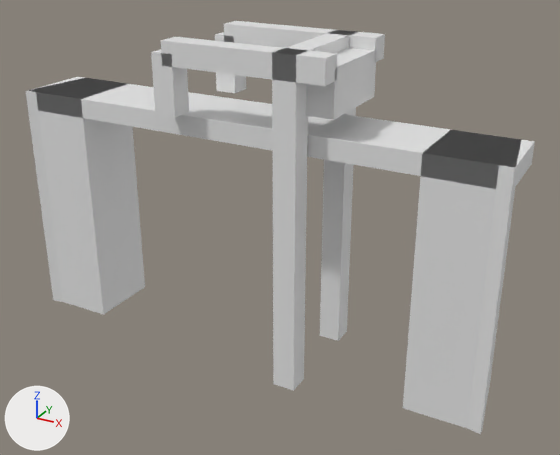
The glTF model models/boskoop/boskoop-brug-3794f419-98/boskoop-brug-3794f419-98.glb: old version first, new version second.
Before and after are seen from a 50 mm camera at (14.9, -25.0, 8.1) aimed at (1.1, 0.1, -4.5). Every picture has the same lights, and +X, +Y and +Z are marked at lower left. The picture after the commit comes second.

Before the edit, the objects in view are built like this:
```python
ob_building_balans = bpy.data.objects.new('building:balans', me_balans)
ob_building_balans.location = (0.0, 0.0, 0.0)
ob_building_balans_2 = bpy.data.objects.new('building:balans 2', me_balans_2)
ob_building_balans_2.location = (0.0, 0.0, 0.0)
ob_building_contragewicht = bpy.data.objects.new('building:contragewicht', me_contragewicht)
ob_building_contragewicht.location = (0.0, 0.0, 0.0)
ob_building_hamei = bpy.data.objects.new('building:hamei', me_hamei)
ob_building_hamei.location = (0.0, 0.0, 0.0)
ob_building_hamei_2 = bpy.data.objects.new('building:hamei 2', me_hamei_2)
ob_building_hamei_2.location = (0.0, 0.0, 0.0)
ob_building_hangstang = bpy.data.objects.new('building:hangstang', me_hangstang)
ob_building_hangstang.location = (0.0, 0.0, 0.0)
ob_building_hangstang_2 = bpy.data.objects.new('building:hangstang 2', me_hangstang_2)
ob_building_hangstang_2.location = (0.0, 0.0, 0.0)
ob_building_portaal = bpy.data.objects.new('building:portaal', me_portaal)
ob_building_portaal.location = (0.0, 0.0, 0.0)
ob_road_dek = bpy.data.objects.new('road:dek', me_dek)
ob_road_dek.location = (0.0, 0.0, 0.0)
# also in view: 'road:landhoofd (aangenomen)' at (-8.8, -0.1, -4.9); 'road:landhoofd (aangenomen) 2' at (8.8, -0.1, -4.9)
```
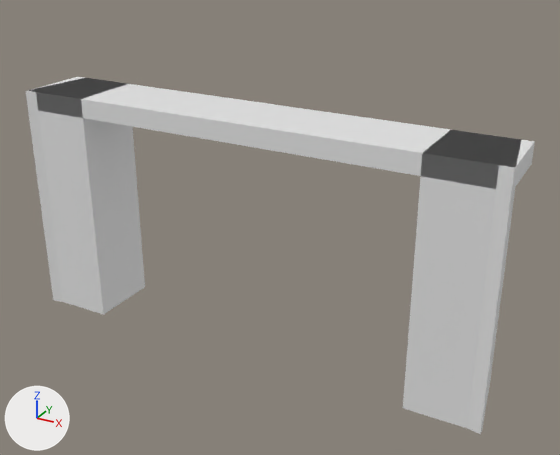
What the commit changed:
Object 'building:hamei' (ob_building_hamei) is deleted.
Object 'building:hamei 2' (ob_building_hamei_2) is deleted.
Object 'building:portaal' (ob_building_portaal) is deleted.
Object 'building:balans' (ob_building_balans) is deleted.
Object 'building:hangstang' (ob_building_hangstang) is deleted.
Object 'building:balans 2' (ob_building_balans_2) is deleted.
Object 'building:hangstang 2' (ob_building_hangstang_2) is deleted.
Object 'building:contragewicht' (ob_building_contragewicht) is deleted.

Pixel boxes (x1, y1, x2, y2) of what changed, in the pictures (560 x 455 px):
'building:hamei 2', deleted
    before: (272, 48, 308, 391)
'building:balans 2', deleted
    before: (161, 37, 337, 86)
'building:hamei', deleted
    before: (320, 30, 357, 341)
'building:contragewicht', deleted
    before: (306, 48, 377, 120)
'building:balans', deleted
    before: (224, 21, 385, 62)
'building:hangstang 2', deleted
    before: (151, 49, 189, 118)
'building:portaal', deleted
    before: (281, 32, 352, 53)
'building:hangstang', deleted
    before: (215, 32, 246, 93)
